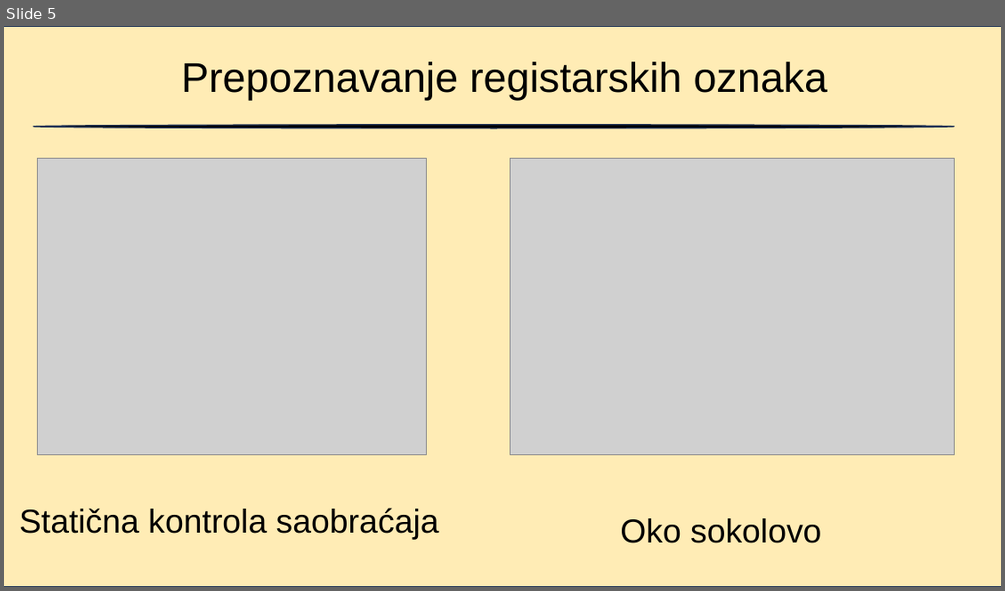
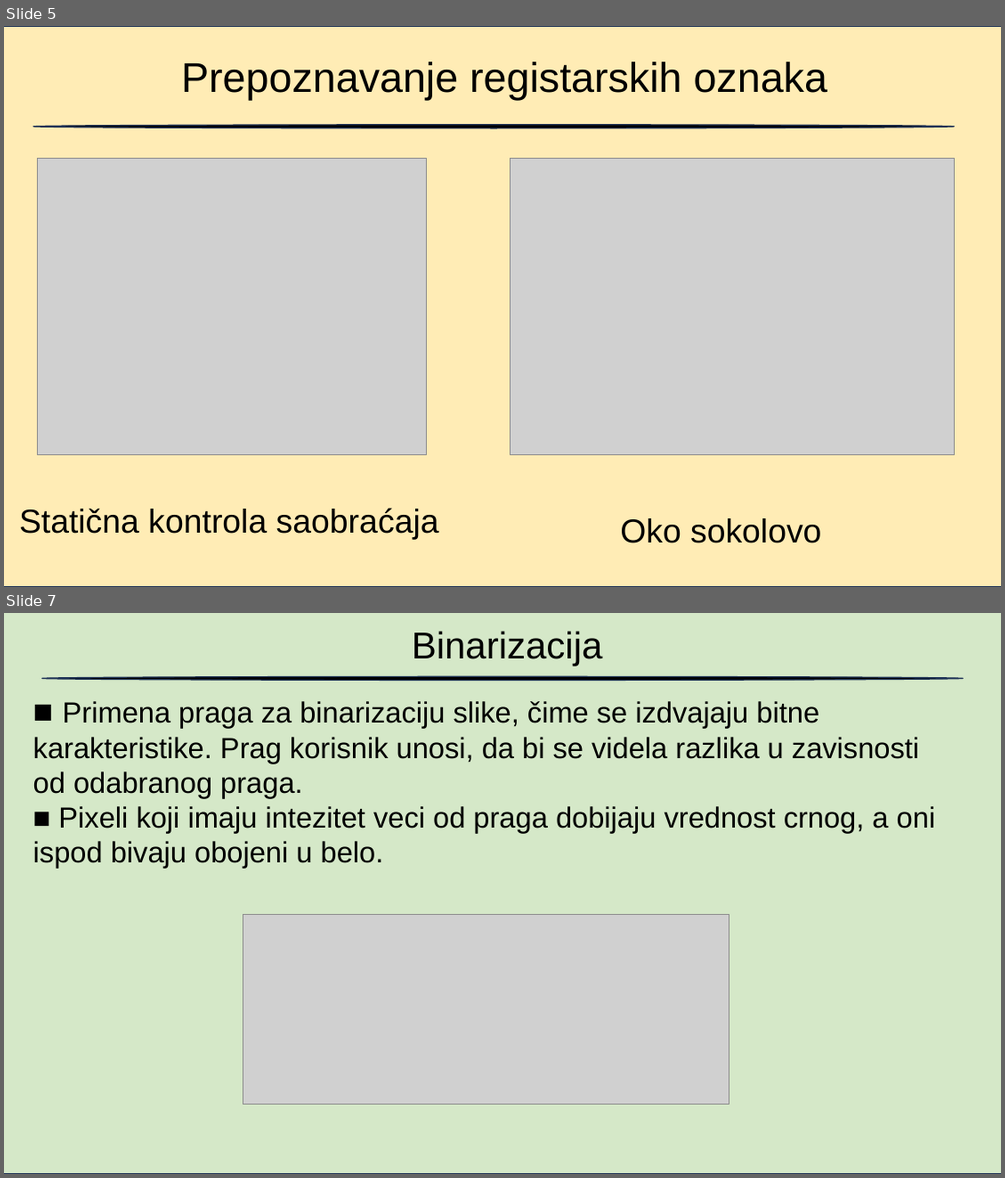
Before and after one commit to blizanac76/RegistrationNumberRecognition, a slide deck: Prepoznavanje.pptx. Shown one above the other, each under a label of ours: slide 5 before the commit, slides 5 and 7 after it; the slides between them are not shown. The pictures are 1005x591 and 1005x1178 pixels, drawn with LibreOffice and Linux fonts; fonts in the diff are those of the drawing; grey boxes stand for pictures; background and template pictures are left out. Boxes give left, top, right and bottom in pixels: in the first picture for what was removed or moved away, otherwise in the second. Text is boxed around its words. In the diff, an @@ line names an element or a change of style, - is before the commit and + after.

```diff
--- a/Prepoznavanje.pptx
+++ b/Prepoznavanje.pptx
@@ slide 7 added at (x1=4, y1=613, x2=1001, y2=1174), background #FFFFFF @@
@@ rectangle added at (x1=4, y1=613, x2=1001, y2=1174), fill #A9D18E at 48% opacity, outline #1E3256 1 pt @@
@@ text added at (x1=412, y1=631, x2=603, y2=666), 36 pt, text #000000 @@
+Binarizacija
@@ ellipse added at (x1=42, y1=676, x2=963, y2=681), fill #000000, outline #1E3256 1 pt @@
@@ text added at (x1=33, y1=701, x2=936, y2=868), 28 pt, text #000000 @@
+■ Primena praga za binarizaciju slike, čime se izdvajaju bitne karakteristike. Prag korisnik unosi, da bi se videla razlika u zavisnosti od odabranog praga.
+■ Pixeli koji imaju intezitet veci od praga dobijaju vrednost crnog, a oni ispod bivaju obojeni u belo.
@@ picture added at (x1=243, y1=915, x2=729, y2=1104) @@
```
Also in this commit, not shown: 1 slide changed, 14 other slides added, 1 other file.
